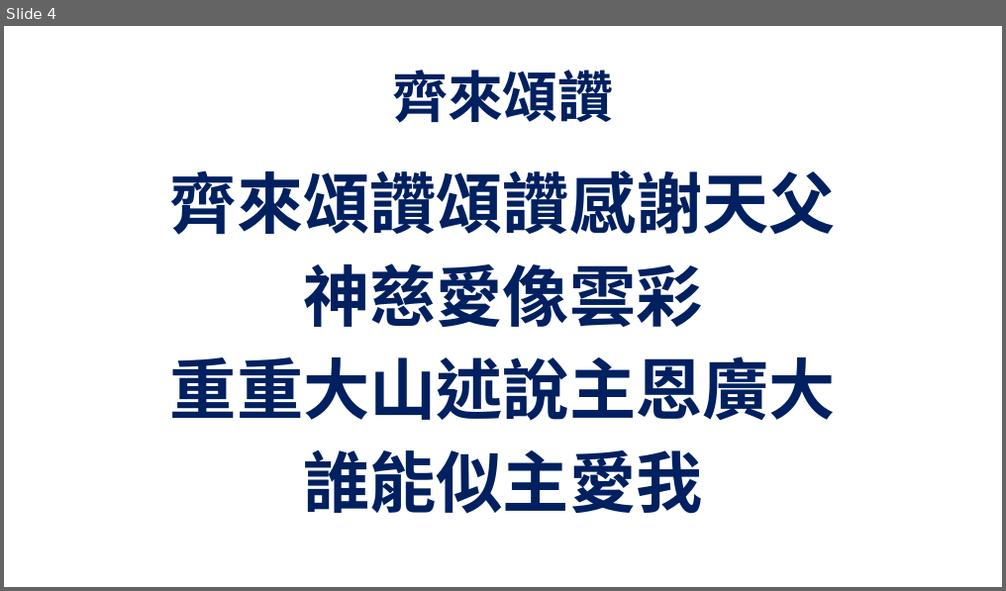
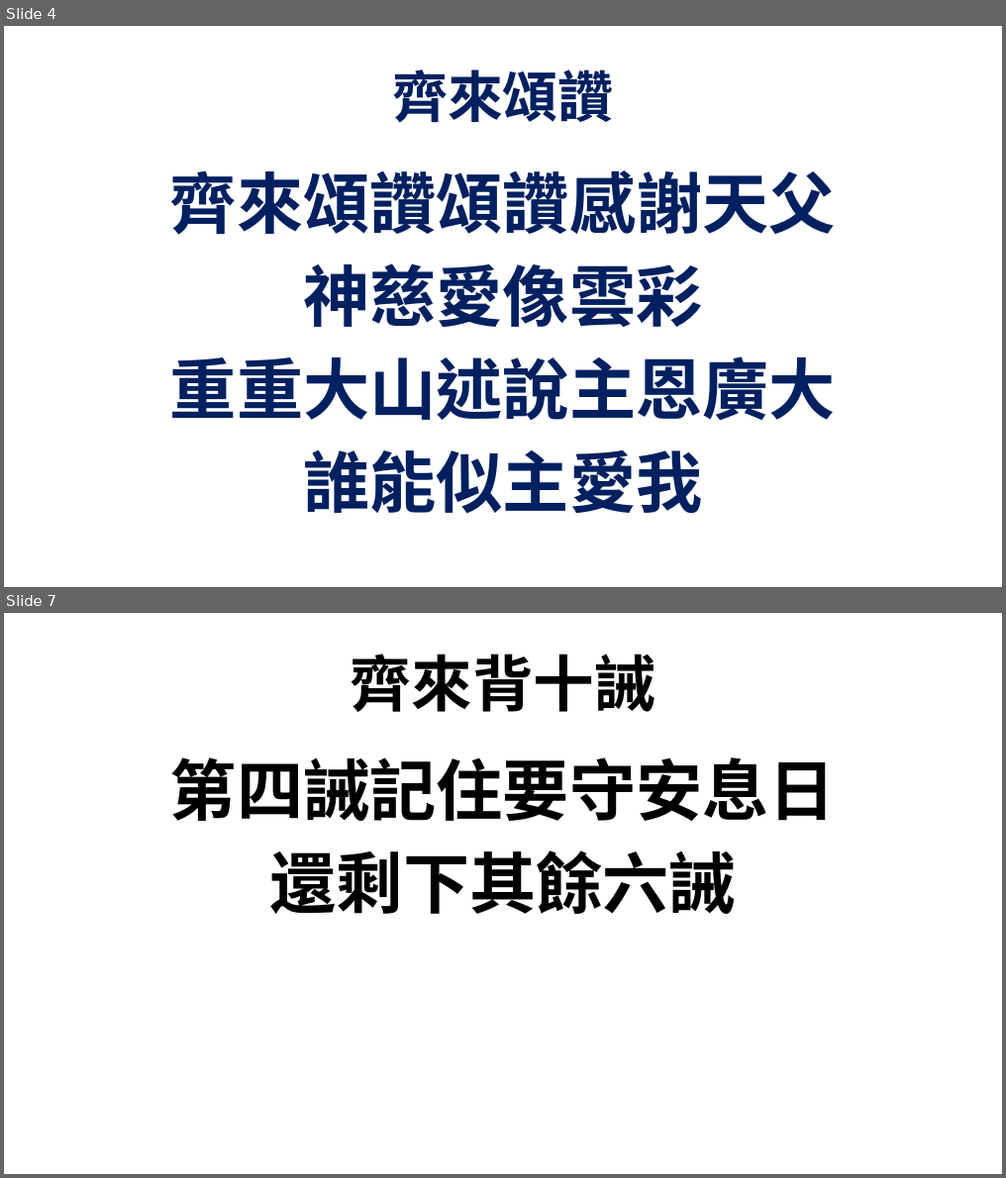
Before and after one commit to batisuoc/bible-school, a slide deck: 2019/9月.pptx. Shown one above the other, each under a label of ours: slide 4 before the commit, slides 4 and 7 after it; the slides between them are not shown. The pictures are 1006x591 and 1006x1178 pixels, drawn with LibreOffice and Linux fonts; fonts in the diff are those of the drawing; background and template pictures are left out. Boxes give left, top, right and bottom in pixels: in the first picture for what was removed or moved away, otherwise in the second. Text is boxed around its words. In the diff, an @@ line names an element or a change of style, - is before the commit and + after.

```diff
--- a/2019/9月.pptx
+++ b/2019/9月.pptx
@@ slide 7 added at (4, 613, 1002, 1174), background picture (left out) @@
@@ title added at (350, 654, 655, 712), 44 pt, text #000000, bold @@
+齊來背十誡
@@ text added at (170, 758, 836, 914), 48 pt, text #000000, bold @@
+第四誡記住要守安息日
+還剩下其餘六誡
```
Also in this commit, not shown: 2 slides changed, 5 other slides added.
